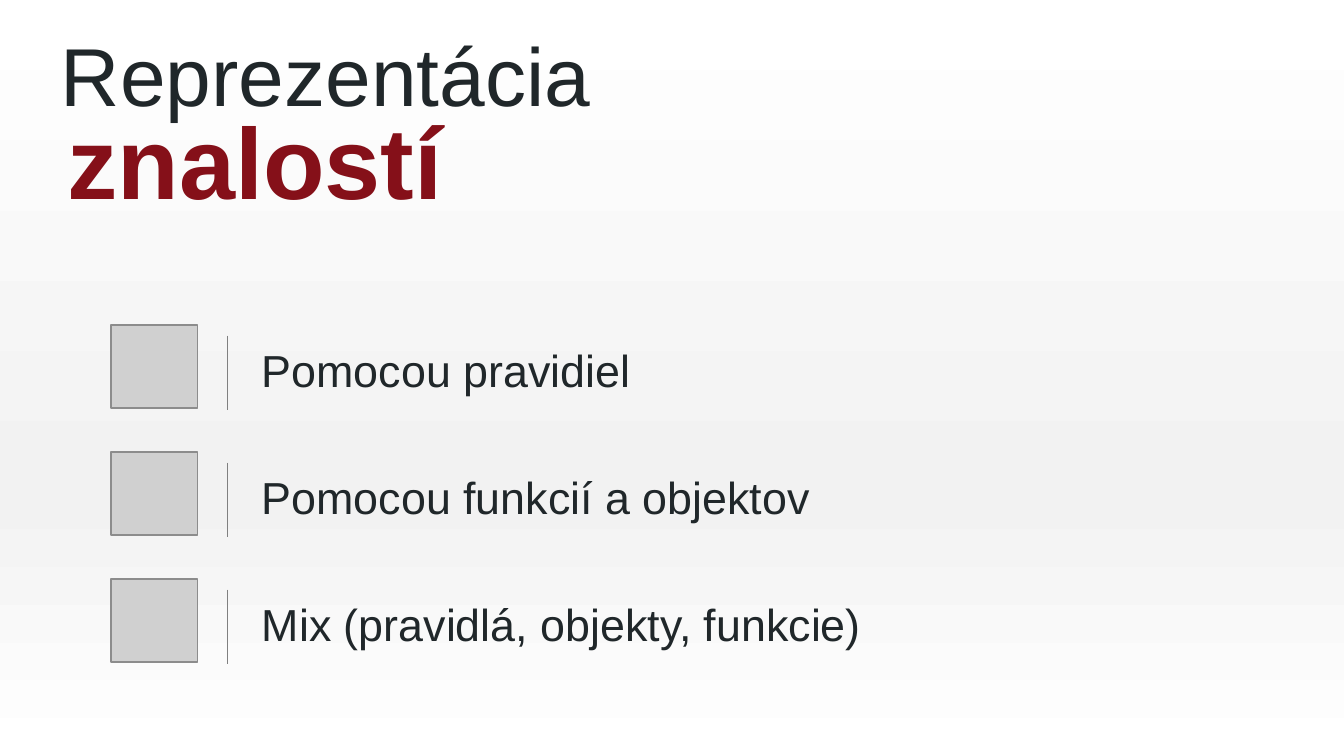
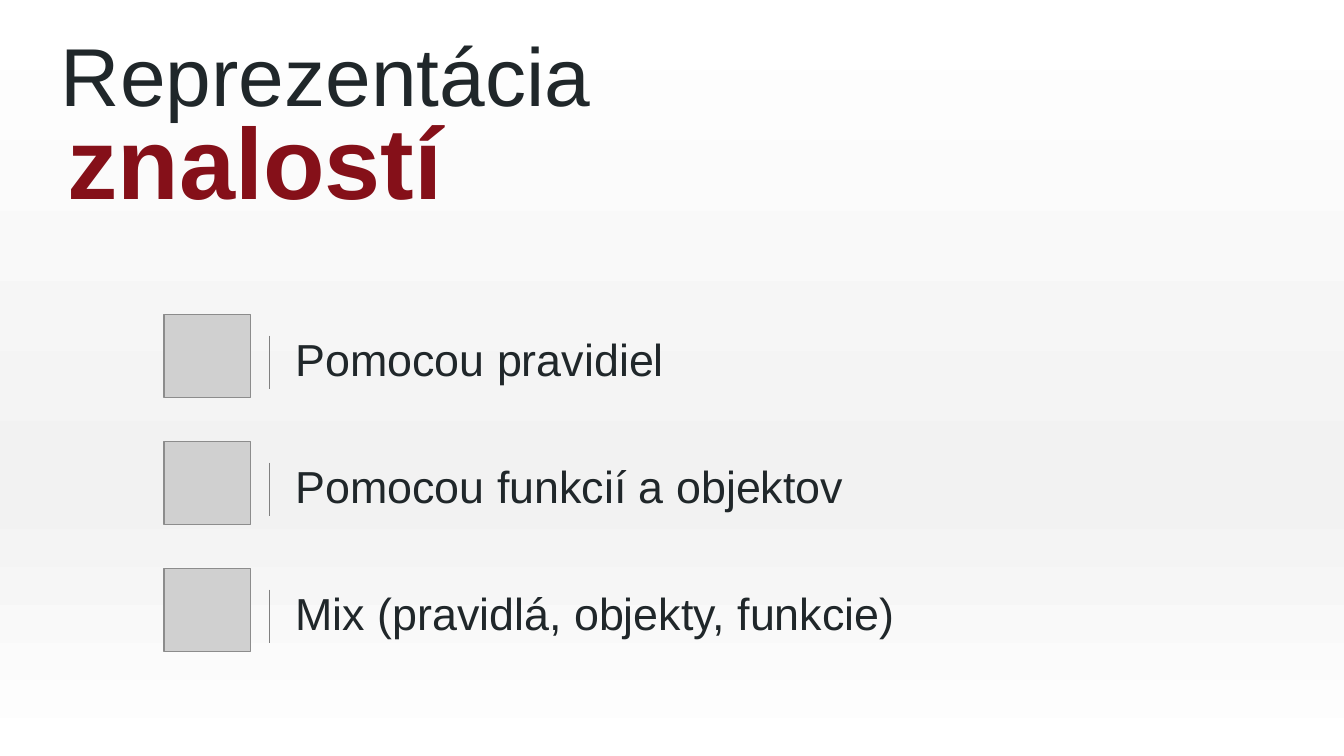
Before and after one commit to heriproj/3E, a slide deck: slide 6 of Jozef_Krajčovič.pptx. Drawn at 1344x756 pixels with LibreOffice and Linux fonts; fonts in the diff are those of the drawing; grey boxes stand for pictures. Boxes give left, top, right and bottom in pixels: in the first picture for what was removed or moved away, otherwise in the second. Text is boxed around its words. In the diff, an @@ line names an element or a change of style, - is before the commit and + after.

```diff
--- a/Jozef_Krajčovič.pptx
+++ b/Jozef_Krajčovič.pptx
@@ text "Pomocou pravidiel": place and size @@
-text "Pomocou pravidiel" at [262, 354, 631, 395]
+text "Pomocou pravidiel" at [295, 343, 664, 385]
@@ line moved from (227, 336) - (227, 410) to (270, 336) - (270, 388) @@
@@ 3 pictures: place and size @@
-3 pictures at [112, 325, 198, 663]
+3 pictures at [164, 314, 250, 652]
@@ text "Pomocou funkcií a objektov": place and size @@
-text "Pomocou funkcií a objektov" at [262, 481, 810, 522]
+text "Pomocou funkcií a objektov" at [295, 470, 843, 512]
@@ line moved from (227, 462) - (227, 536) to (270, 462) - (270, 516) @@
@@ text "Mix (pravidlá, objekty, funkcie)": place and size @@
-text "Mix (pravidlá, objekty, funkcie)" at [262, 608, 861, 649]
+text "Mix (pravidlá, objekty, funkcie)" at [295, 597, 895, 639]
@@ line moved from (227, 590) - (227, 664) to (270, 590) - (270, 642) @@
```
Also in this commit, not shown: 3 other slides changed.
